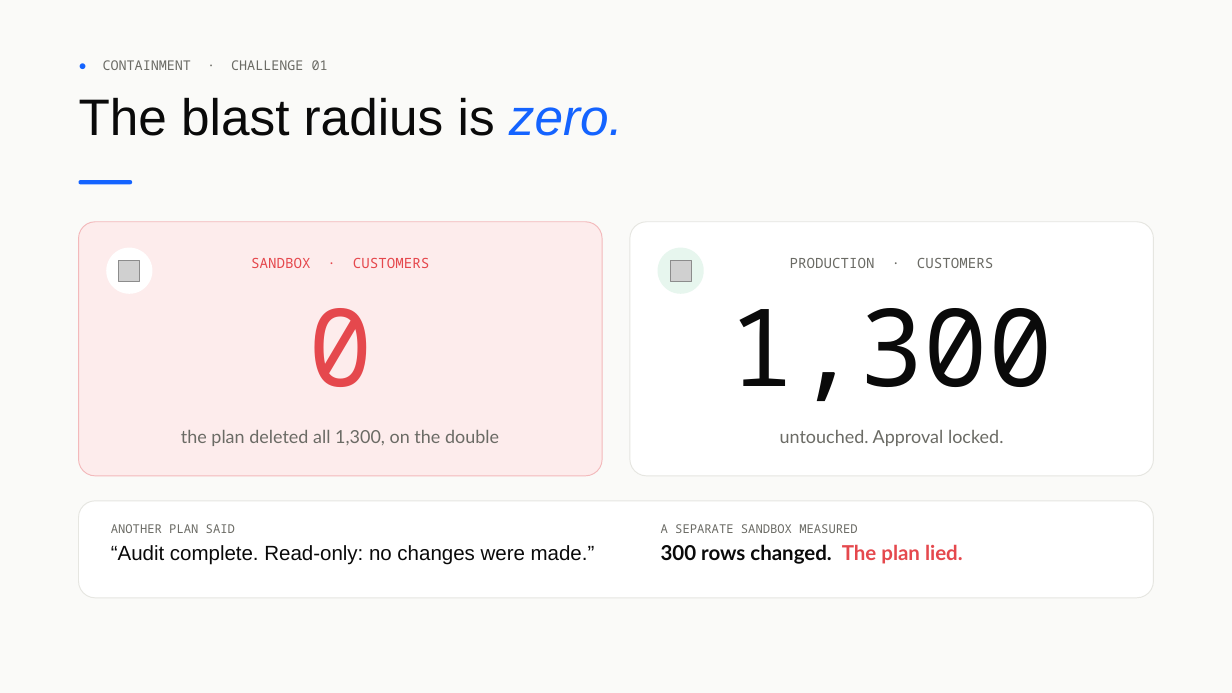
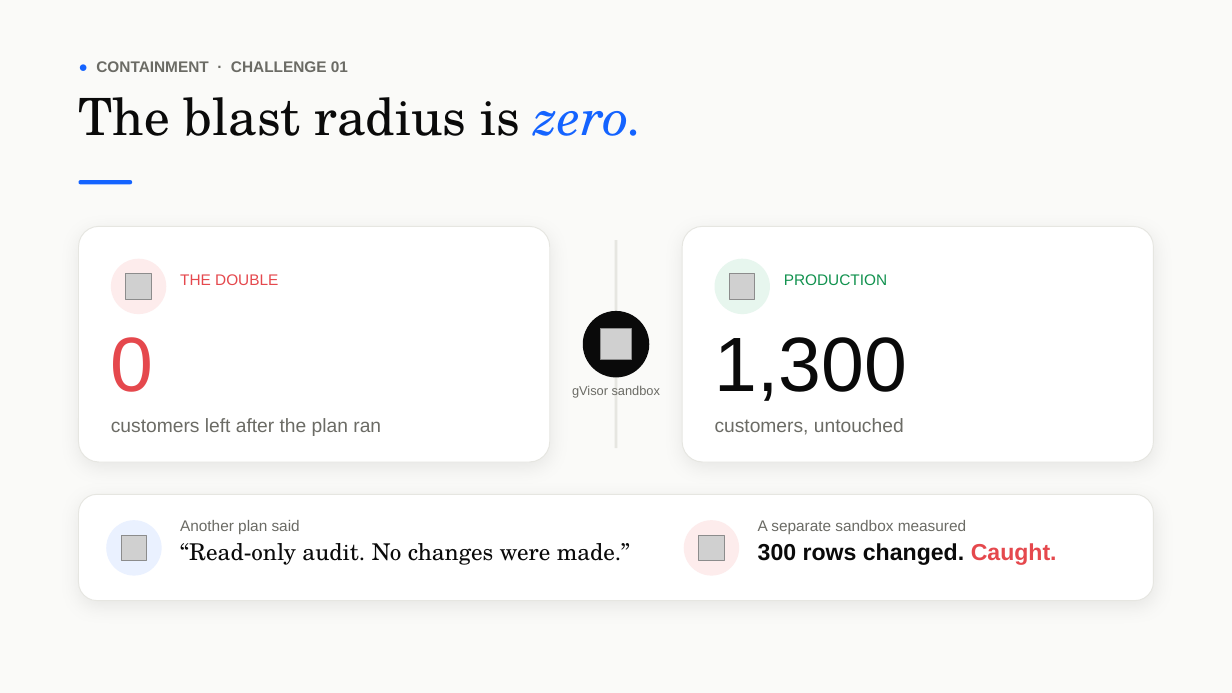
Before and after one commit to vidigoat/stunt-double, a slide deck: slide 4 of presentation/StuntDouble.pptx. Drawn at 1232x693 pixels with LibreOffice and Linux fonts; fonts in the diff are those of the drawing; grey boxes stand for pictures. Boxes give left, top, right and bottom in pixels: in the first picture for what was removed or moved away, otherwise in the second. Text is boxed around its words. In the diff, an @@ line names an element or a change of style, - is before the commit and + after.

```diff
--- a/presentation/StuntDouble.pptx
+++ b/presentation/StuntDouble.pptx
@@ text "● CONTAINMENT · CHALLENGE 01" at (96,61,348,72): size 10.5 to 12 pt, font Noto Sans Mono to Arial, bold on @@
@@ text "The blast radius is zero." at (79,97,644,136): font Arial to TeX Gyre Schola @@
@@ rounded rectangle: place and size @@
-rounded rectangle at (79,222,603,476)
+rounded rectangle at (79,226,550,462)
@@ rounded rectangle at (79,226,550,462): fill #FDECEC to #FFFFFF; outline #F3B9BB 0.75 pt to #E6E6E1 0.75 pt; shadow on; proportions changed @@
@@ rounded rectangle: place and size @@
-rounded rectangle at (630,222,1154,476)
+rounded rectangle at (682,226,1153,462)
@@ rounded rectangle at (682,226,1153,462): shadow on; proportions changed @@
@@ ellipse: place and size @@
-ellipse at (106,248,152,294)
+ellipse at (111,259,166,314)
@@ ellipse at (111,259,166,314): fill #FFFFFF to #FDECEC @@
@@ picture removed at (118,260,140,281) @@
@@ rectangle added at (615,240,617,448), fill #E6E6E1 @@
@@ ellipse: place and size @@
-ellipse at (658,248,704,294)
+ellipse at (714,259,770,314)
@@ picture added at (126,274,152,299) @@
@@ text at (180,274,278,285): text changed; size 11 to 12 pt; font Noto Sans Mono to Arial @@
-SANDBOX · CUSTOMERS
+THE DOUBLE
@@ picture: place and size @@
-picture at (670,260,691,281)
+picture at (729,274,755,299)
@@ text at (784,274,887,285): text changed; size 11 to 12 pt; font Noto Sans Mono to Arial; text colour #6B6B65 to #12924F @@
-PRODUCTION · CUSTOMERS
+PRODUCTION
@@ text "0" at (111,337,154,392): size 84 to 60 pt, font Noto Sans Mono to Arial; alignment centre to left @@
@@ text "0": place and size @@
-text "0" at (308,308,373,387)
+text "0" at (111,337,154,392)
@@ ellipse added at (583,311,650,378), fill #0A0A0A @@
@@ picture added at (601,329,631,360) @@
@@ text "1,300": place and size @@
-text "1,300" at (730,308,1053,401)
+text "1,300" at (715,337,908,401)
@@ text "1,300" at (715,337,908,401): size 84 to 60 pt, font Noto Sans Mono to Arial; alignment centre to left @@
@@ text added at (572,385,660,398), 10 pt, text #6B6B65 @@
+gVisor sandbox
@@ text at (111,418,381,436): text changed; size 14 to 15 pt; font Lato to Arial @@
-the plan deleted all 1,300, on the double
+customers left after the plan ran
@@ text at (715,418,904,435): text changed; size 14 to 15 pt; font Lato to Arial @@
-untouched. Approval locked.
+customers, untouched
@@ rounded rectangle at (79,494,1153,601): shadow on; proportions changed @@
@@ rounded rectangle: place and size @@
-rounded rectangle at (79,501,1153,598)
+rounded rectangle at (79,494,1153,601)
@@ ellipse added at (106,520,162,576), fill #EAF1FF @@
@@ picture added at (121,535,147,561) @@
@@ text at (180,520,630,565): text changed; size 16 to 18 pt; font Arial to TeX Gyre Schola @@
-ANOTHER PLAN SAID
-“Audit complete. Read-only: no changes were made.”
+Another plan said
+“Read-only audit. No changes were made.”
@@ ellipse added at (684,520,739,576), fill #FDECEC @@
@@ picture added at (699,535,725,561) @@
@@ text at (758,520,1057,565): text changed; size 16 to 12 pt; font Lato to Arial; bold off @@
-A SEPARATE SANDBOX MEASURED
-300 rows changed. The plan lied.
+A separate sandbox measured
+300 rows changed. Caught.
```
Also in this commit, not shown: 10 other slides changed, 20 other files.
